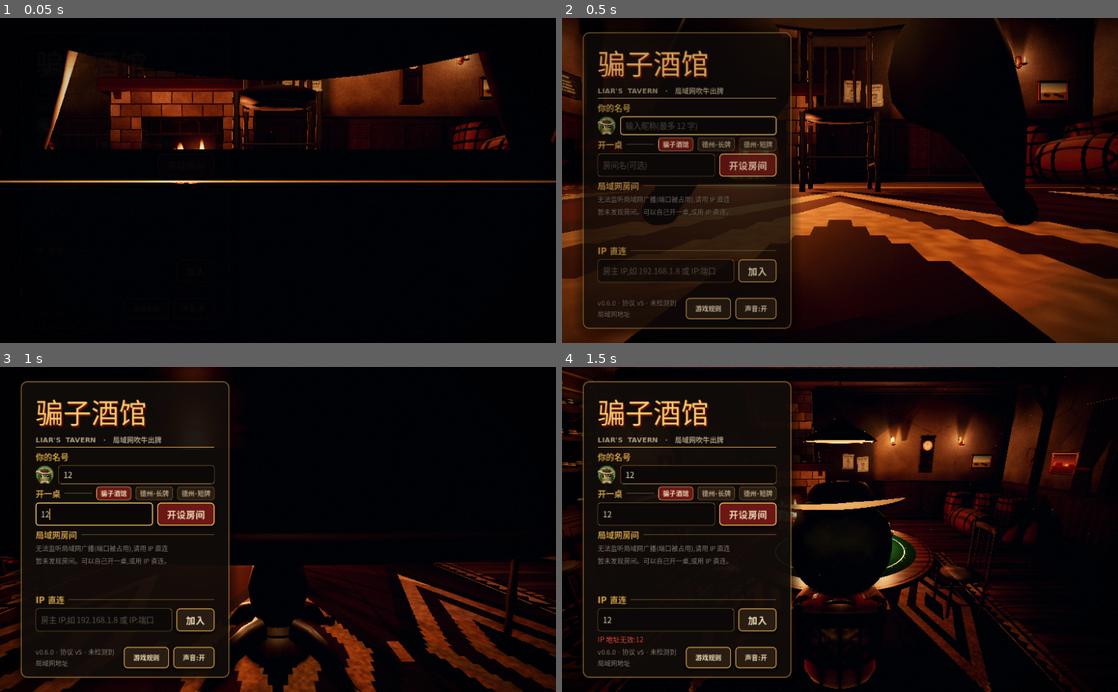
Above: before the commit, frames 1-4 (two rows, left to right).
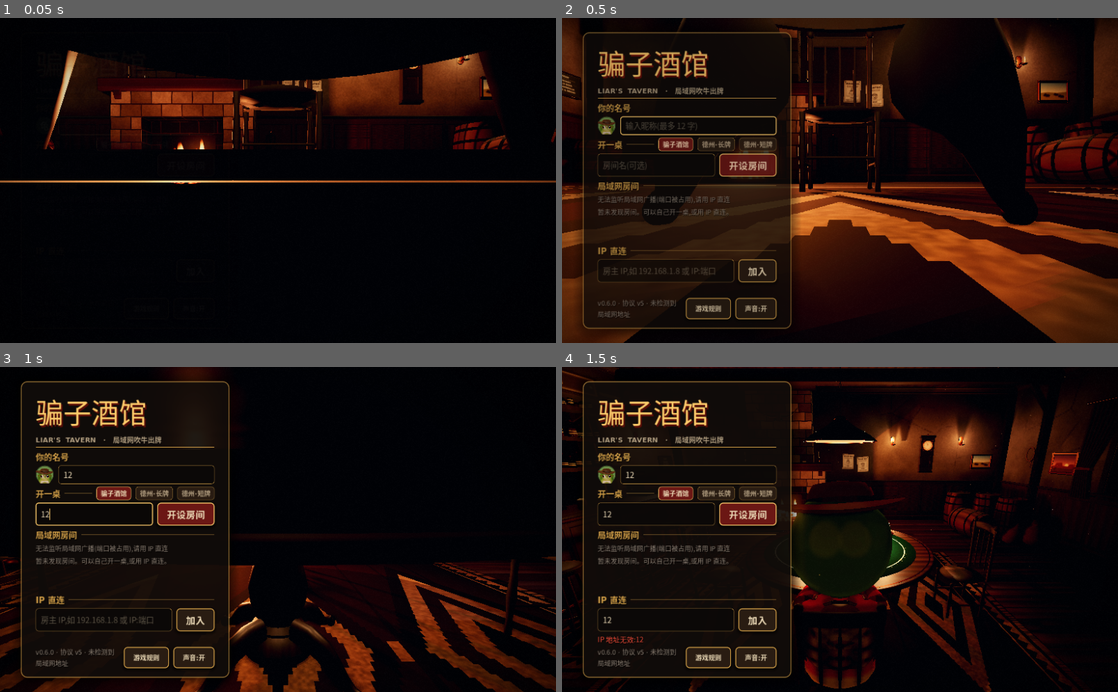
Above: after the commit, the same moments.

Repository: BoAsir/liars-tavern
Game: Godot game, scene res://src/ui/main.tscn
Same seed, same stepped clock (60 frames per second), same inputs: the game is played once before the commit and once after it.
Inputs (mouse positions are in pixels of both pictures, inside the frame that each line leads up to):
- Up to frame 1 (0.05 s): no input
- Up to frame 2 (0.5 s): no input
- Up to frame 3 (1 s): click (139, 474) at 0.52 s; type "12" at 0.6 s; click (94, 513) at 0.75 s; type "12" at 0.83 s; click (105, 620) at 0.98 s
- Up to frame 4 (1.5 s): type "12" at 1.07 s; tap Enter (ui_accept) at 1.25 s; move the mouse to (962, 513) at 1.27 s; hold Right (ui_right) from 1.28 s (still down); hold Shift from 1.28 s (still down); click (962, 513) at 1.42 s

Frame 1 is identical in both runs. In frame 2, less than 0.1% of the frame differs, in the area x 6-10%, y 31-36%; in frame 3, less than 0.1%; in frame 4, 1.6%, in the area x 6-62%, y 31-99%.

Commit message:
feat: 酒客着色器接共享柔和卡通光照,哑光软胶质感,材质花纹放大变淡
Co-Authored-By: Claude Opus 5.5 <noreply@anthropic.com>

Diff:
--- a/src/world/shaders/patron.gdshader
+++ b/src/world/shaders/patron.gdshader
@@ -1,11 +1,18 @@
 // 酒客共享材质:颜色、粗糙度、金属度来自 MeshForge 顶点数据(COLOR = sRGB albedo + AO,UV2 = 粗糙度/金属度),
 // CUSTOM0 = (材质类, 尾巴摆动权重, 部件种子, 薄片透光)。所有酒客共用一份;出局褪色、尾巴摆动都是实例参数。
 // 材质类:0 毛 1 布 2 皮革 3 金属 4 鳞 5 甲 6 格纹 7 草编 8 针织 9 光滑皮毛(脖子:拉长也不出条纹)
+// 动森式软胶玩具质感(2026-10-08):共享的柔和卡通光照(toon_light.gdshaderinc),哑光;材质类的花纹幅度很小、尺度放大,
+// 远看是干净的色块,近看有一点点手绘感(没有细毛丝、细织纹)。格纹、条纹按大印花画。
 shader_type spatial;
 render_mode diffuse_burley, specular_schlick_ggx;
 
 #include "res://src/world/shaders/vertex_pbr.gdshaderinc"
 #include "res://src/world/shaders/noise.gdshaderinc"
+// 角色:过渡带更宽、暗面更亮(像打了柔光的软胶玩具),边光淡淡一圈
+#define TOON_WRAP 0.5
+#define TOON_SHADOW 0.32
+#define TOON_RIM 0.22
+#include "res://src/world/shaders/toon_light.gdshaderinc"
 
 instance uniform float fade = 0.0;          // 0 正常 → 1 褪成灰
 instance uniform vec4 tail = vec4(0.0);     // x 相位、y 摆幅(弧度)、z 下垂(0..1,出局)
@@ -49,47 +56,44 @@
 	float metal = UV2.y;
 	int kind = int(round(mat_class));
 	vec3 p = local_pos;
-	float rim = 0.3;
 	if (kind == 0) {
-		// 毛:顺着竖直方向的细纹,亮度 ±6%
-		float n = value_noise(vec2(p.x * 160.0 + p.z * 130.0, p.y * 28.0) + part_seed * 13.0);
-		c *= 0.94 + n * 0.12;
+		// 毛:几块很淡的大色斑(±3%),不画毛丝
+		float n = value_noise(vec2(p.x * 7.0 + p.z * 5.0, p.y * 6.0) + part_seed * 13.0);
+		c *= 0.97 + n * 0.06;
 	} else if (kind == 1) {
-		// 布:细织纹 + 更宽的边光近似绒面光泽
-		float weave = stripes(p.x * 420.0 + p.z * 420.0, 0.5) * stripes(p.y * 420.0, 0.5);
-		c *= 0.95 + weave * 0.06;
-		rim = 0.45;
+		// 布:几乎纯色,只有极淡的大块明暗(±2%)
+		float n = value_noise(vec2(p.x * 5.0 + p.z * 4.0, p.y * 5.0) + part_seed * 7.0);
+		c *= 0.98 + n * 0.04;
 	} else if (kind == 2) {
-		// 皮革:大块斑驳,粗糙度低一点
-		float n = fbm(p.xy * 18.0 + p.z * 7.0 + part_seed);
-		c *= 0.86 + n * 0.24;
-		rough = max(rough - 0.12, 0.2);
+		// 皮革:大块斑驳(±5%),粗糙度低一点(缎面)
+		float n = fbm(p.xy * 6.0 + p.z * 3.0 + part_seed);
+		c *= 0.95 + n * 0.1;
+		rough = max(rough - 0.08, 0.45);
 	} else if (kind == 4 || kind == 5) {
-		// 鳞 / 甲:格子缝压暗
-		vec2 cell = vec2(p.x * 38.0 + p.y * 9.0, p.z * 38.0 + p.y * 30.0);
+		// 鳞 / 甲:放大的格子,缝只压暗一点点、边缘柔和
+		vec2 cell = vec2(p.x * 13.0 + p.y * 3.0, p.z * 13.0 + p.y * 10.0);
 		vec2 g = abs(fract(cell) - 0.5);
-		float edge = smoothstep(0.38, 0.5, max(g.x, g.y));
-		c *= 1.0 - edge * (kind == 4 ? 0.25 : 0.18);
+		float edge = smoothstep(0.3, 0.5, max(g.x, g.y));
+		c *= 1.0 - edge * (kind == 4 ? 0.12 : 0.08);
 	} else if (kind == 6) {
-		// 格纹衬衫:横竖两组条纹叠暗
-		float a = stripes(p.x * 18.0 + p.z * 18.0, 0.55);
-		float b = stripes(p.y * 18.0, 0.55);
-		c *= 0.62 + 0.38 * max(a, b) * (0.7 + 0.3 * min(a, b));
+		// 格纹:大格子印花(一格约 7 cm),横竖两组宽条叠暗
+		float a = stripes(p.x * 7.0 + p.z * 7.0, 0.55);
+		float b = stripes(p.y * 7.0, 0.55);
+		c *= 0.74 + 0.26 * max(a, b) * (0.75 + 0.25 * min(a, b));
 	} else if (kind == 7) {
-		// 草编:斜向交织
-		c *= 0.82 + 0.18 * stripes(p.x * 90.0 + p.y * 90.0, 0.4) * stripes(p.x * 90.0 - p.y * 90.0 + p.z * 60.0, 0.4);
+		// 草编:放大的斜向交织,幅度小
+		c *= 0.9 + 0.1 * stripes(p.x * 30.0 + p.y * 30.0, 0.4) * stripes(p.x * 30.0 - p.y * 30.0 + p.z * 20.0, 0.4);
 	} else if (kind == 8) {
-		// 针织:竖直罗纹
-		c *= 0.88 + 0.12 * stripes(p.x * 120.0 + p.z * 120.0, 0.5);
+		// 针织:粗的竖直罗纹
+		c *= 0.93 + 0.07 * stripes(p.x * 40.0 + p.z * 40.0, 0.5);
 	}
 	float lum = dot(c, vec3(0.2126, 0.7152, 0.0722));             // = Color.get_luminance()
 	c = mix(c, GREY * lum * 1.6, 0.85 * fade * step(metal, 0.5)); // 金属件(铜扣)不褪色,与旧版一致
 	ALBEDO = vp_srgb_to_linear(c);
 	AO = COLOR.a;
 	AO_LIGHT_AFFECT = 0.3;
-	ROUGHNESS = rough;
-	METALLIC = metal;
-	RIM = rim * (1.0 - metal);   // 布料与皮毛有卡通边光,金属件没有
-	RIM_TINT = 0.5;
+	// 软胶玩具:整体哑光(粗糙度不低于 0.55);金属件也是缎面,只按顶点数据略亮一点
+	ROUGHNESS = max(rough, mix(0.55, 0.4, metal));
+	METALLIC = metal * 0.7;
 	BACKLIGHT = ALBEDO * 0.3 * thin;   // 薄片(耳廓)被壁炉逆光照透
 }
